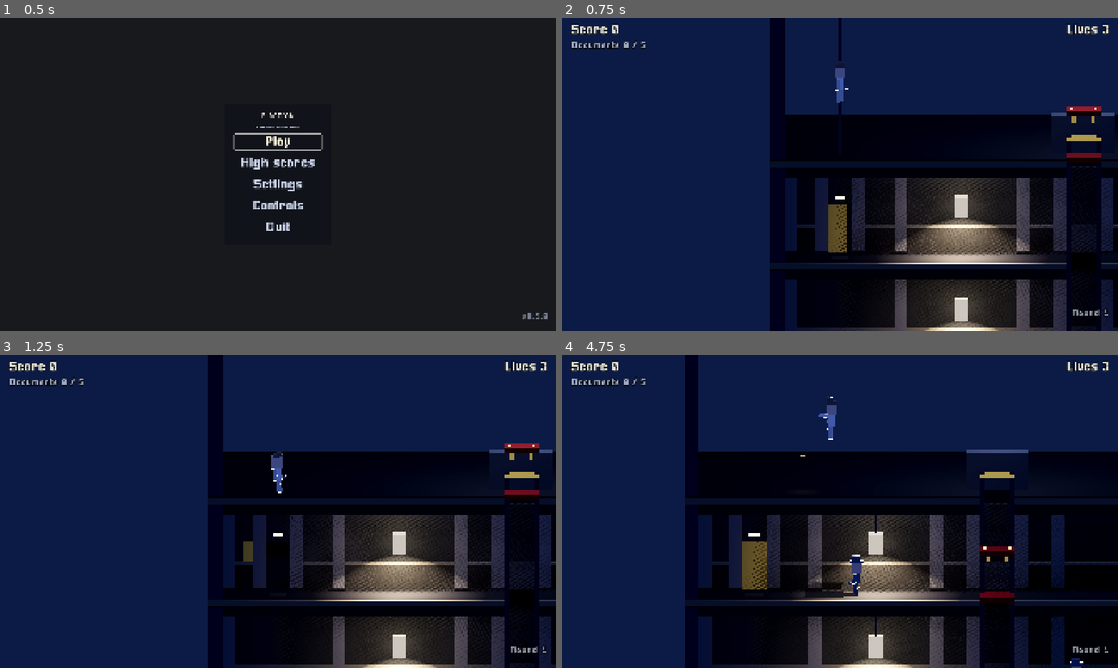
Above: before the commit, frames 1-4 (two rows, left to right).
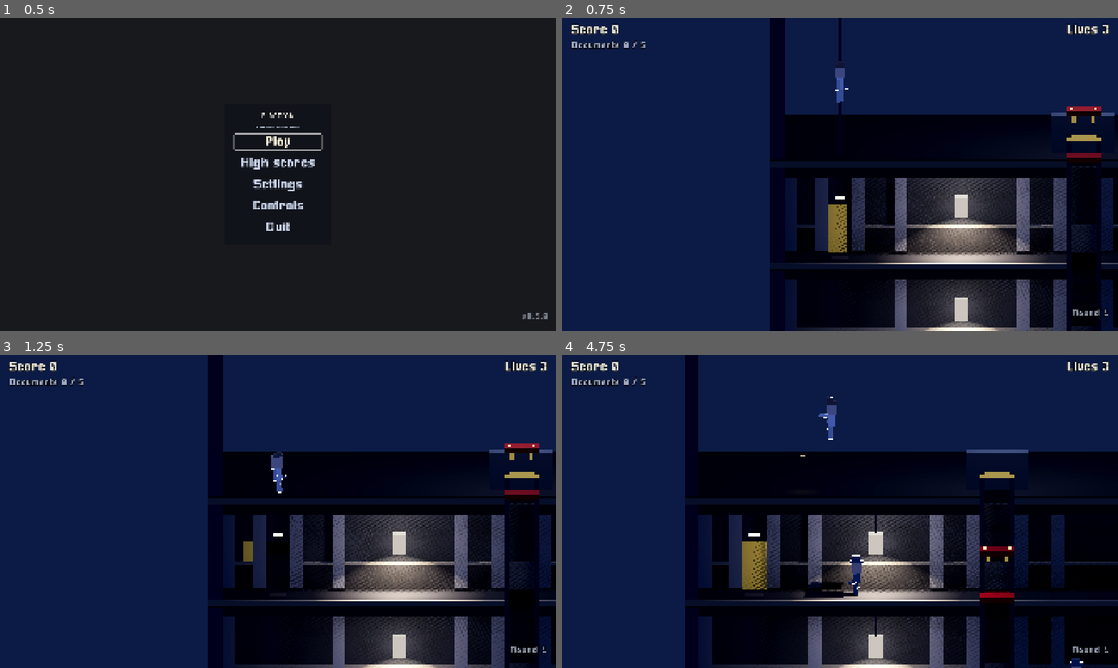
Above: after the commit, the same moments.

Repository: BalashovDmitriy/elaction
Game: Godot game, scene res://src/main.tscn
Two runs of this game, one before a commit and one after it. Both use one fixed random seed, a clock stepped at 60 frames per second and the inputs below.
Inputs (mouse positions are in pixels of both pictures, inside the frame that each line leads up to):
- Up to frame 1 (0.5 s): no input
- Up to frame 2 (0.75 s): click "Play" at 0.5 s
- Up to frame 3 (1.25 s): no input
- Up to frame 4 (4.75 s): tap Enter at 1.25 s; move the mouse to (962, 495) at 1.27 s; hold Right (move_right) 1.28-2 s; tap X (shoot) at 1.35, 3.05, 4.55 s; click (962, 495) at 1.42 s; tap Space (jump) at 1.52, 4.52 s; drag from (728, 527) to (812, 574) at 2.02 s; move the mouse to (895, 442) at 2.77 s; hold Right (move_right) 2.78-3.5 s; hold Shift 2.78-3.5 s; drag from (812, 574) to (673, 464) at 3.52 s; move the mouse to (1006, 558) at 4.27 s; hold Left (move_left) from 4.28 s (still down); tap Ctrl at 4.35 s

Frame 1 is identical in both runs. In frame 2, 3.2% of the frame differs, in the area x 47-98%, y 51-100%; in frame 3, 2.9%; in frame 4, 3.5%, in the area x 32-82%, y 51-100%.

Commit message:
fix(m17): находки авторевью — протечка заливки, зоны ламп, метрика видимости
Заливка радиусом 7 м без тени светила сквозь перекрытия: пол погашенного
этажа подсвечивали лампы этажа снизу, и темнота переставала быть темнотой.
Тень включена, цена 0.8 мс на кадр (2.0 из 16.6). FloorLighting.hang больше
не пересортировывает лампы — ключ темноты это номер лампы в списке, и
пересортировка переносила погашенную зону на соседнюю. Этаж, которому не
досталось свободного места, получает лампу над дверью: без неё он чёрен в
кадре, но для правила вечно горящий. lamps_on(ROOF) — ноль. Дальность в
темноте мерится по горизонтали, как и дальность огня.

tools/dark_shot.gd снимает три кадра, которых не даёт съёмка по времени:
этаж горит, зона погашена, этаж погашен целиком. Ими выбрана яркость
источников — единственные числа вехи не из замера, и в ADR так и сказано.

Co-Authored-By: Claude Opus 5 (1M context) <noreply@anthropic.com>
Claude-Session: https://claude.ai/code/session_01DhSWxXbyXsyekJsGLT7h8r

Diff:
--- a/src/actors/enemy/enemy.gd
+++ b/src/actors/enemy/enemy.gd
@@ -155,13 +155,11 @@
 
 
 ## Сообщает агенту, что под ним темно. От этого зависит только цена его смерти:
-## убийство в темноте дороже (ADR-0010, пункт 6). Зовут каждый кадр, поэтому
-## без перемены ничего не пересчитывается.
+## убийство в темноте дороже (ADR-0010, пункт 6). Решений боя темнота под агентом
+## больше не меняет — их решает тень Otto (ADR-0023, решение 8), — поэтому здесь
+## присваивание и ничего больше: зовут это каждый кадр на каждого живого.
 func set_in_the_dark(value: bool) -> void:
-	if value == _in_the_dark:
-		return
 	_in_the_dark = value
-	_refresh_brain()
 
 
 ## Сообщает агенту, что Otto стоит в темноте. Такого он замечает лишь вблизи —
@@ -237,12 +235,16 @@
 
 ## Видит ли агент Otto. За дверью его нет; в темноте он заметен только ближе
 ## [member BuildingRules.agent_dark_fire_range]; освещённого видно как обычно.
+##
+## Мерится по горизонтали, как и дальность огня в [EnemyBrain]: иначе «1.8 м —
+## треть от шести» сравнивало бы разные вещи, и агент этажом ниже считался бы
+## слепым там, где стоящий на той же линии видит.
 func _sees(to_target: Vector2) -> bool:
 	if _target.is_hidden():
 		return false
 	if not _target_in_the_dark:
 		return true
-	return to_target.length() <= _building_rules().agent_dark_fire_range
+	return absf(to_target.x) <= _building_rules().agent_dark_fire_range
 
 
 ## Возвращает тело в плоскость игры — по той же причине, что у [Otto].
@@ -334,10 +336,9 @@
 
 
 ## Переносит в [EnemyBrain] все числа боя: и те, что приходят из правил здания,
-## и те, что зависят от темноты и злости. Считается в одном месте, чтобы порядок
-## вызовов [method _ready], [method apply_rules], [method set_in_the_dark] и
-## [method set_menace] ничего не решал — иначе настроенный до
-## [method Node.add_child] агент прозревал бы обратно.
+## и те, что зависят от злости. Считается в одном месте, чтобы порядок вызовов
+## [method _ready], [method apply_rules] и [method set_menace] ничего не решал —
+## иначе настроенный до [method Node.add_child] агент терял бы половину чисел.
 func _refresh_brain() -> void:
 	var rules := _building_rules()
 	# Дальность не растёт со злостью: в оригинале сложность добавляют
--- a/src/levels/building_plan.gd
+++ b/src/levels/building_plan.gd
@@ -373,8 +373,16 @@
 ## Не случайно, как остальное: зона лампы — единица темноты (ADR-0023), и лампы,
 ## сбившиеся в один край, оставили бы другой край этажа тёмным при всех горящих.
 ## Этаж делится на столько зон, сколько ламп, и каждая встаёт в ближайшее к
-## середине своей зоны свободное место. Лампы кладутся последними, поэтому
-## свободного места может не хватить — тогда ламп меньше, но не ноль.
+## середине своей зоны свободное место.
+##
+## Лампы кладутся последними и уступают шахтам, эскалаторам и дверям, поэтому
+## свободного места может не хватить — тогда ламп меньше. **Но не ноль:** этаж
+## без единой лампы не светел и погасить его нечем — для правила темноты он
+## навсегда освещённый, хотя в кадре он чёрный. Когда свободных мест не
+## осталось, лампа делит место с дверью: дверь стоит у задней стены, лампа
+## висит под потолком, и мешают друг другу они только на плане. С правилами по
+## умолчанию до этого не доходит — 12000 этажей на 400 сидах получили хотя бы
+## одну, — но запас нужен тем правилам, которых ещё нет.
 func _lay_lamps(rules: BuildingRules, taken: Dictionary) -> void:
 	for index in floors:
 		var span := rules.slot_range(index)
@@ -382,6 +390,8 @@
 		for slot in range(span.x, span.y + 1):
 			if not _is_taken(taken, index, slot):
 				free.append(slot)
+		if free.is_empty():
+			free = _slots_beside_the_openings(rules, index)
 
 		var wanted := rules.lamps_on(index)
 		for number in wanted:
@@ -399,6 +409,18 @@
 			lamp.x = rules.slot_x(slot)
 			_occupy(taken, index, slot)
 			lamps.append(lamp)
+
+
+## Места этажа, куда лампу повесить всё-таки можно, когда свободных не осталось:
+## всё, кроме проёмов — шахт, эскалаторов и выхода. Над проёмом лампы не будет
+## никогда: там ездит кабина и падать лампе некуда.
+func _slots_beside_the_openings(rules: BuildingRules, floor_index: int) -> Array[int]:
+	var free: Array[int] = []
+	var span := rules.slot_range(floor_index)
+	for slot in range(span.x, span.y + 1):
+		if _is_clear(rules, floor_index, rules.slot_x(slot)):
+			free.append(slot)
+	return free
 
 
 ## Свободное место, ближайшее к желаемому. При равном расстоянии — левое.
--- a/src/levels/building_rules.gd
+++ b/src/levels/building_rules.gd
@@ -316,9 +316,16 @@
 	return clampi(fewest + width_step(index), fewest, most)
 
 
-## Сколько ламп вешать на этаж: по одной на каждые [constant LAMP_EVERY_SLOTS]
+## Сколько ламп вешать на уровень: по одной на каждые [constant LAMP_EVERY_SLOTS]
 ## места, но не меньше одной и не больше [member lamps_per_floor].
+##
+## У крыши — ноль: над ней небо, подвес держать не на чем, и ей светит город
+## (ADR-0014). Отвечать «одна» значило бы обещать лампу тому, кто спросит по
+## всем уровням разом: раскладка крышу пропускает, а правило подтверждало бы
+## обратное.
 func lamps_on(index: int) -> int:
+	if index <= ROOF:
+		return 0
 	var span := slot_range(index)
 	var places := span.y - span.x + 1
 	return clampi(places / LAMP_EVERY_SLOTS, 1, maxi(lamps_per_floor, 1))
--- a/src/levels/greybox_level.gd
+++ b/src/levels/greybox_level.gd
@@ -529,13 +529,14 @@
 	threshold.position.z = WorldSpace.BACK_WALL_Z + PANEL_THICKNESS
 	add_child(threshold)
 
-	var sign := GreyboxLook.box(EXIT_SIGN_SIZE, GreyboxLook.light(GreyboxLook.SIGN_GREEN))
-	sign.name = "ExitSign"
-	sign.position = WorldSpace.to_scene(
+	# Не `sign`: так зовут встроенную функцию, и местная переменная её заслонила бы.
+	var board := GreyboxLook.box(EXIT_SIGN_SIZE, GreyboxLook.light(GreyboxLook.SIGN_GREEN))
+	board.name = "ExitSign"
+	board.position = WorldSpace.to_scene(
 		Vector2(centre, surface - Door.LEAF_SIZE.y - EXIT_SIGN_RISE)
 	)
-	sign.position.z = WorldSpace.BACK_WALL_Z + EXIT_SIGN_SIZE.z * 0.5
-	add_child(sign)
+	board.position.z = WorldSpace.BACK_WALL_Z + EXIT_SIGN_SIZE.z * 0.5
+	add_child(board)
 	_spawn_car(area)
 
 
@@ -629,7 +630,9 @@
 ## которой зависит, видят ли они его вовсе (ADR-0023, решение 8).
 ##
 ## Каждый кадр, а не по событию: агенты ходят по этажу, и зона под ними
-## меняется на ходу. Живых в здании не больше восьми, счёт дешёвый.
+## меняется на ходу. Живых в здании не больше восьми, но ищет их [method agents]
+## перебором всех детей уровня, а их под три сотни: если кадр когда-нибудь упрётся
+## в это, агентов надо держать списком, а не искать заново.
 func _shroud_agents() -> void:
 	var here := _floor_of(otto)
 	var otto_in_the_dark := _lighting.is_dark_at(here, otto.global_position.x)
--- a/src/systems/doors/door.gd
+++ b/src/systems/doors/door.gd
@@ -219,8 +219,8 @@
 	_leaf.position.x = -along * LEAF_SIZE.x
 	var tone := GreyboxLook.DOOR_RED if has_document else GreyboxLook.DOOR
 	_leaf.material_override = GreyboxLook.surface(tone)
-	var sign := GreyboxLook.SIGN_RED if has_document else GreyboxLook.SIGN_WARM
-	_sign.material_override = GreyboxLook.light(sign)
+	var glow := GreyboxLook.SIGN_RED if has_document else GreyboxLook.SIGN_WARM
+	_sign.material_override = GreyboxLook.light(glow)
 
 
 ## Подаёт голос двери. Источник позиционный и один на дверь: поток подменяется,
--- a/src/systems/lighting/atmosphere.gd
+++ b/src/systems/lighting/atmosphere.gd
@@ -36,28 +36,28 @@
 
 ## Воздух здания с общим тоном [param ambient] — цветом палитры раунда.
 static func environment(ambient: Color) -> Environment:
-	var environment := Environment.new()
-	environment.background_mode = Environment.BG_COLOR
-	environment.background_color = SKY
-	environment.ambient_light_source = Environment.AMBIENT_SOURCE_COLOR
-	environment.ambient_light_color = ambient
-	environment.ambient_light_energy = AMBIENT_ENERGY
+	var air := Environment.new()
+	air.background_mode = Environment.BG_COLOR
+	air.background_color = SKY
+	air.ambient_light_source = Environment.AMBIENT_SOURCE_COLOR
+	air.ambient_light_color = ambient
+	air.ambient_light_energy = AMBIENT_ENERGY
 
-	environment.ssr_enabled = true
-	environment.ssr_max_steps = SSR_STEPS
-	environment.ssr_fade_in = SSR_FADE_IN
-	environment.ssao_enabled = true
-	environment.ssao_intensity = SSAO_INTENSITY
-	environment.ssao_radius = SSAO_RADIUS
+	air.ssr_enabled = true
+	air.ssr_max_steps = SSR_STEPS
+	air.ssr_fade_in = SSR_FADE_IN
+	air.ssao_enabled = true
+	air.ssao_intensity = SSAO_INTENSITY
+	air.ssao_radius = SSAO_RADIUS
 
-	environment.volumetric_fog_enabled = true
-	environment.volumetric_fog_density = FOG_DENSITY
-	environment.volumetric_fog_emission = FOG_EMISSION
+	air.volumetric_fog_enabled = true
+	air.volumetric_fog_density = FOG_DENSITY
+	air.volumetric_fog_emission = FOG_EMISSION
 
-	environment.glow_enabled = true
-	environment.glow_intensity = GLOW_INTENSITY
-	environment.glow_bloom = 0.0
-	environment.glow_hdr_threshold = GLOW_THRESHOLD
-	environment.tonemap_mode = Environment.TONE_MAPPER_ACES
-	environment.tonemap_exposure = EXPOSURE
-	return environment
+	air.glow_enabled = true
+	air.glow_intensity = GLOW_INTENSITY
+	air.glow_bloom = 0.0
+	air.glow_hdr_threshold = GLOW_THRESHOLD
+	air.tonemap_mode = Environment.TONE_MAPPER_ACES
+	air.tonemap_exposure = EXPOSURE
+	return air
--- a/src/systems/lighting/floor_lighting.gd
+++ b/src/systems/lighting/floor_lighting.gd
@@ -14,7 +14,12 @@
 ## Класс только помнит, где лампы и какие погашены. Картинку и поведение агентов
 ## по нему настраивает уровень, поэтому проверяется без сцены.
 
-## Лампы по этажам: этаж → x ламп по возрастанию.
+## Лампы по этажам: этаж → x ламп в порядке развески.
+##
+## Порядок не трогается после добавления нарочно: номер лампы в этом списке —
+## ключ её темноты в [member _dark], и пересортировка списка переставляла бы
+## темноту с одной зоны на другую. Кто левее, решает [method _nearest] по x,
+## а не по месту в списке.
 var _lamps: Dictionary = {}
 ## Погашенные лампы: этаж → {номер лампы в списке этажа: true}.
 var _dark: Dictionary = {}
@@ -27,7 +32,6 @@
 		_lamps[floor_index] = PackedFloat64Array()
 	var xs: PackedFloat64Array = _lamps[floor_index]
 	xs.append(x)
-	xs.sort()
 	_lamps[floor_index] = xs
 
 
@@ -72,16 +76,9 @@
 	return (_lamps[floor_index] as PackedFloat64Array)[index]
 
 
-## Сколько зон уже погашено во всём здании.
-func dark_zones() -> int:
-	var total := 0
-	for floor_index: int in _dark:
-		total += (_dark[floor_index] as Dictionary).size()
-	return total
-
-
 ## Номер ближайшей к точке лампы этажа или -1. При равном расстоянии — левая:
-## граница зон принадлежит той лампе, что ближе к началу этажа.
+## граница зон принадлежит той лампе, что ближе к началу этажа. Сравнивается по
+## x, а не по месту в списке: порядок развески ответ решать не должен.
 func _nearest(floor_index: int, x: float) -> int:
 	if not _lamps.has(floor_index):
 		return -1
@@ -90,7 +87,8 @@
 	var best_gap := INF
 	for index in xs.size():
 		var gap := absf(xs[index] - x)
-		if gap < best_gap:
+		var tied := best >= 0 and is_equal_approx(gap, best_gap)
+		if gap < best_gap or (tied and xs[index] < xs[best]):
 			best_gap = gap
 			best = index
 	return best
--- a/src/systems/lighting/lamp.gd
+++ b/src/systems/lighting/lamp.gd
@@ -31,8 +31,14 @@
 const SPOT_ENERGY: float = 9.0
 const SPOT_BLUR: float = 1.6
 
-## Заливка вокруг: слабая, широкая, без тени. Один конус оставлял бы между
-## лампами черноту при всех горящих — а зона считается освещённой целиком.
+## Заливка вокруг: слабая и широкая. Один конус оставлял бы между лампами
+## черноту при всех горящих — а зона считается освещённой целиком.
+##
+## С тенью, хотя тень на второй источник каждой лампы и стоит денег. Без неё
+## заливка радиусом больше высоты этажа (3 м) светит сквозь перекрытия: на
+## кадре погашенного этажа его пол подсвечивали лампы этажа снизу, и темнота
+## переставала быть темнотой (авторевью M17). Резать радиус нельзя — он и
+## нужен, чтобы дотянуться до краёв зоны.
 const FILL_RANGE: float = 7.0
 const FILL_ENERGY: float = 1.5
 
@@ -96,11 +102,14 @@
 	var box := _shape.shape as BoxShape3D
 	_fall.distance = maxf(hang_height - box.size.y * 0.5, 0.0)
 
+	# Прежний шнур снимается до проверки длины: перевешенная лампа не должна
+	# оставлять на себе обрывок от прошлой высоты.
+	if _cord != null:
+		_cord.queue_free()
+		_cord = null
 	var cord_length := headroom - hang_height - box.size.y * 0.5
 	if cord_length <= 0.0:
 		return
-	if _cord != null:
-		_cord.queue_free()
 	_cord = GreyboxLook.box(
 		Vector3(CORD_WIDTH, cord_length, CORD_WIDTH), GreyboxLook.surface(GreyboxLook.WALL)
 	)
@@ -149,7 +158,7 @@
 	light.light_color = LIGHT_COLOR
 	light.light_energy = FILL_ENERGY
 	light.omni_range = FILL_RANGE
-	light.shadow_enabled = false
+	light.shadow_enabled = true
 	return light
 
 
--- a/tests/test_building_plan.gd
+++ b/tests/test_building_plan.gd
@@ -225,6 +225,44 @@
 			)
 
 
+## Тесное здание: этажи, на которых шахте, эскалаторам и дверям не оставить
+## лампе ни одного свободного места. Такой этаж всё равно обязан получить
+## лампу — иначе он не светел и погасить его нечем, а правило темноты считает
+## его горящим навсегда.
+##
+## Проверяются вырожденные правила, а не сид: с правилами по умолчанию такого
+## этажа не встретилось ни на одном из 400 сидов, и запасная ветка раскладки
+## не исполнялась бы никогда. Тест сторожит и её саму — хотя бы одна лампа
+## обязана оказаться над дверью, иначе здание вышло просторным и проверять
+## тут нечего.
+func test_a_crowded_floor_still_gets_a_lamp() -> void:
+	var rules := _rules()
+	rules.slots = 5
+	rules.width = 16.8
+	rules.floors = 6
+	rules.width_steps = 1
+	rules.documents = 1
+	rules.doors_per_floor = 3
+	rules.top_doors = 3
+	var shared := 0
+	for building_seed: int in SEEDS:
+		var plan := BuildingPlan.generate(rules, building_seed)
+		for index: int in rules.floors:
+			var on_floor := _lamps_on(plan, index)
+			assert_gte(
+				on_floor.size(),
+				1,
+				"сид %d: этаж %d остался без единой лампы" % [building_seed, index]
+			)
+			for door in plan.doors:
+				if door.floor_index != index:
+					continue
+				for x: float in on_floor:
+					if is_equal_approx(door.x, x):
+						shared += 1
+	assert_gt(shared, 0, "здание оказалось просторным — запасная ветка не сработала")
+
+
 func _lamps_on(plan: BuildingPlan, floor_index: int) -> PackedFloat64Array:
 	var xs := PackedFloat64Array()
 	for lamp in plan.lamps:
--- a/tests/test_building_rules.gd
+++ b/tests/test_building_rules.gd
@@ -185,8 +185,9 @@
 	var rules := _rules()
 	assert_eq(rules.lamps_on(0), 1, "наверху одна лампа")
 	assert_eq(rules.lamps_on(rules.floors - 1), 3, "внизу три")
+	assert_eq(rules.lamps_on(BuildingRules.ROOF), 0, "у крыши ламп нет: ей светит город")
 	var previous := 0
-	for index: int in rules.levels():
+	for index: int in rules.floors:
 		var count := rules.lamps_on(index)
 		assert_gte(count, 1, "этаж %d без ламп" % index)
 		assert_lte(count, rules.lamps_per_floor, "этаж %d выше потолка" % index)
--- a/tests/test_building_silhouette.gd
+++ b/tests/test_building_silhouette.gd
@@ -66,13 +66,18 @@
 		assert_eq(span.x + span.y, middle, "этаж %d сдвинут вбок" % index)
 
 
-## На самом узком этаже должно помещаться обязательное: шахта, его двери и
-## его лампы. Двери и лампы считаются по ширине — узкий этаж заселён скупо.
+## На самом узком этаже должно помещаться обязательное: шахта, его двери и его
+## лампы. Двери и лампы считаются по ширине — узкий этаж заселён скупо.
+##
+## Самый узкий этаж — нулевой, и мерится именно его ширина. Крыша уже, но на
+## ней нет ни дверей, ни ламп: мерить её шириной занятость этажа значило бы
+## сравнивать два разных уровня и проходить по случайному совпадению их ступени.
 func test_the_narrowest_level_fits_everything_it_must_hold() -> void:
 	var rules := _rules()
 	var needed := 1 + rules.doors_on(0) + rules.lamps_on(0)
-	var span := rules.slot_range(BuildingRules.ROOF)
+	var span := rules.slot_range(0)
 	assert_true(span.y - span.x + 1 >= needed, "мест меньше, чем надо поставить")
+	assert_eq(rules.lamps_on(BuildingRules.ROOF), 0, "а крыше ставить нечего")
 
 
 func test_slots_outside_the_silhouette_are_not_available() -> void:
--- a/tests/test_darkness.gd
+++ b/tests/test_darkness.gd
@@ -159,6 +159,9 @@
 	var pair := _spot_pair(level)
 	_place_otto(level, pair.y)
 	await _put_out(_lamp_near(level, _floor(level), pair.x))
+	# Дуэль ставится на том, что Otto остался под горящей лампой: зоны узкие, и
+	# второе место могло попасть в ту же погашенную — тогда проверялось бы не то.
+	assert_false(level.is_dark_at(_floor(level), pair.y), "Otto стоит в освещённой зоне")
 	var agent := _agent_at(level, pair.x, signf(pair.y - pair.x))
 	var shots := await _shots_within(level, WATCH_FRAMES)
 	assert_true(agent.is_in_the_dark(), "агент стоит в тени")
--- a/tests/test_floor_lighting.gd
+++ b/tests/test_floor_lighting.gd
@@ -51,7 +51,7 @@
 	lighting.darken(1, 5.0)
 	lighting.darken(1, 15.0)
 	assert_true(lighting.is_dark(1), "обе лампы сбиты — этаж тёмен")
-	assert_eq(lighting.dark_zones(), 2)
+	assert_true(lighting.is_dark_at(1, 5.0) and lighting.is_dark_at(1, 15.0))
 
 
 func test_neighbouring_floors_stay_lit() -> void:
@@ -65,7 +65,7 @@
 	var lighting := _two_lamps()
 	lighting.darken(1, 5.0)
 	assert_false(lighting.darken(1, 6.0), "гасить погашенное незачем")
-	assert_eq(lighting.dark_zones(), 1)
+	assert_false(lighting.is_dark_at(1, 15.0), "и соседнюю это не гасит")
 
 
 func test_a_floor_without_lamps_never_goes_dark() -> void:
--- a/tests/test_readability.gd
+++ b/tests/test_readability.gd
@@ -116,13 +116,13 @@
 	for building_seed: int in SEEDS:
 		var level := _build(building_seed)
 		await wait_physics_frames(SETTLE_FRAMES)
-		var sign := level.get_node_or_null("ExitSign")
-		assert_not_null(sign, "сид %d: над выходом вывеска" % building_seed)
-		if sign != null:
+		var board := level.get_node_or_null("ExitSign")
+		assert_not_null(board, "сид %d: над выходом вывеска" % building_seed)
+		if board != null:
 			assert_eq(
-				_glow_of(sign), GreyboxLook.SIGN_GREEN, "сид %d: и она зелёная" % building_seed
+				_glow_of(board), GreyboxLook.SIGN_GREEN, "сид %d: и она зелёная" % building_seed
 			)
-			var at := WorldSpace.to_plane((sign as Node3D).global_position)
+			var at := WorldSpace.to_plane((board as Node3D).global_position)
 			var bottom := level.rules.floors - 1
 			assert_between(
 				at.y,
--- /dev/null
+++ b/tools/dark_shot.gd
@@ -0,0 +1,151 @@
+extends Node3D
+
+## Кадры темноты: широкий этаж с тремя лампами — целиком, с погашенной зоной и
+## погашенный весь.
+##
+## Съёмка вехи ([code]capture.py[/code]) водит Otto по времени и до нижних этажей
+## не доходит, а лампы стоят по сиду — выдержкой до них не дойти. Здесь кадр
+## ждёт состояния: лампа сбита и долетела до пола.
+##
+## Эти три кадра и есть проверка DoD M17: на тёмном этаже игрок обязан видеть,
+## во что стреляет, а соседняя зона обязана остаться светлой (ADR-0023, решение 2).
+##
+## Рендер настоящий, не headless — нужен экран.
+##
+## Запуск:
+##     godot --path . res://tools/dark_shot.tscn
+
+const LEVEL_SCENE := preload("res://src/levels/greybox_level.tscn")
+const ENEMY_SCENE := preload("res://src/actors/enemy/enemy.tscn")
+
+## Куда складываются кадры.
+const FOLDER := "res://screens/M17"
+
+## Сколько кадров дать зданию, свету и отражениям устояться.
+const SETTLE_FRAMES: int = 45
+
+## Сколько шагов физики ждать падения лампы, прежде чем сдаться.
+const FALL_STEPS: int = 240
+
+var _level: GreyboxLevel = null
+
+
+func _ready() -> void:
+	DirAccess.make_dir_recursive_absolute(ProjectSettings.globalize_path(FOLDER))
+	GameState.instance().start_game()
+	_level = LEVEL_SCENE.instantiate() as GreyboxLevel
+	_level.rules = BuildingRules.new()
+	_level.building_seed = 1
+	# Агентов здесь нет: кадр про свет, а ходящая фигура закрывает собой зону.
+	_level.spawn_agents = false
+	add_child(_level)
+	_run()
+
+
+func _run() -> void:
+	# Широкий этаж пониже: на нём три лампы, то есть три зоны темноты.
+	var index := _level.rules.floors - 3
+	var spots := _level.plan().safe_spots(_level.rules, index)
+	var lamps := _lamps_on(index)
+	if spots.is_empty() or lamps.size() < 2:
+		push_error(
+			"этаж %d не годится для кадра: мест %d, ламп %d" % [index, spots.size(), lamps.size()]
+		)
+		get_tree().quit(1)
+		return
+
+	# Otto встаёт под крайнюю лампу, а не посередине: в кадр должны попасть и его
+	# зона, и соседняя — иначе «погасла одна» не с чем сравнить.
+	var under := _nearest_spot(spots, _lamp_x(lamps[0]))
+	_place(under, index)
+	# Агент у соседней лампы: видно, что в освещённой зоне он читается сам, а в
+	# тёмной его держит только обводка.
+	_stand_an_agent_at(_nearest_spot(spots, _lamp_x(lamps[1])), index)
+	await _shoot("01_floor_lit", null)
+	await _shoot("02_zone_dark", lamps[0])
+
+	var rest: Array[Lamp] = []
+	for lamp in _lamps_on(index):
+		rest.append(lamp)
+	for lamp in rest:
+		lamp.shoot_down()
+	await _settle_after_the_fall()
+	await _shoot("03_floor_dark", null)
+
+	print("  этаж %d, зон %d: кадры в %s" % [index, lamps.size(), FOLDER])
+	get_tree().quit(0)
+
+
+## Сбивает лампу, если дана, ждёт и снимает кадр.
+func _shoot(label: String, lamp: Lamp) -> void:
+	if lamp != null:
+		lamp.shoot_down()
+		await _settle_after_the_fall()
+	for _frame: int in SETTLE_FRAMES:
+		await get_tree().process_frame
+	await RenderingServer.frame_post_draw
+	var image := get_viewport().get_texture().get_image()
+	var path := "%s/%s.png" % [FOLDER, label]
+	image.save_png(path)
+	print("  %s" % path)
+
+
+## Ждёт, пока сбитые лампы долетят до пола: по состоянию, а не выдержкой.
+func _settle_after_the_fall() -> void:
+	var left := FALL_STEPS
+	while left > 0 and _falling():
+		await get_tree().physics_frame
+		left -= 1
+	await get_tree().physics_frame
+
+
+func _falling() -> bool:
+	for child in _level.get_children():
+		var lamp := child as Lamp
+		if lamp != null and lamp.is_queued_for_deletion():
+			return true
+	return false
+
+
+func _lamps_on(index: int) -> Array[Lamp]:
+	var found: Array[Lamp] = []
+	for child in _level.get_children():
+		var lamp := child as Lamp
+		if lamp != null and lamp.floor_index == index and not lamp.is_queued_for_deletion():
+			found.append(lamp)
+	found.sort_custom(
+		func(a: Lamp, b: Lamp) -> bool: return a.global_position.x < b.global_position.x
+	)
+	return found
+
+
+func _lamp_x(lamp: Lamp) -> float:
+	return WorldSpace.to_plane(lamp.global_position).x
+
+
+func _nearest_spot(spots: PackedFloat64Array, x: float) -> float:
+	var best := spots[0]
+	for spot in spots:
+		if absf(spot - x) < absf(best - x):
+			best = spot
+	return best
+
+
+func _place(x: float, index: int) -> void:
+	_level.otto.global_position = WorldSpace.to_scene(Vector2(x, _level.rules.floor_surface(index)))
+	_level.otto.velocity = Vector3.ZERO
+
+
+func _stand_an_agent_at(x: float, index: int) -> void:
+	var agent := ENEMY_SCENE.instantiate() as Enemy
+	# Стоит на месте и безоружен: кадр про свет, а не про бой. С обычными
+	# правилами он успевал застрелить Otto между вторым и третьим кадром, и на
+	# кадре темноты лежал труп.
+	var peaceful := BuildingRules.new()
+	peaceful.agent_fire_range = 0.0
+	peaceful.agent_dark_fire_range = 0.0
+	agent.apply_rules(peaceful)
+	agent.walk_speed = 0.0
+	_level.add_child(agent)
+	agent.global_position = WorldSpace.to_scene(Vector2(x, _level.rules.floor_surface(index)))
+	agent.setup(_level.otto, -1.0)
--- /dev/null
+++ b/tools/dark_shot.tscn
@@ -0,0 +1,6 @@
+[gd_scene load_steps=2 format=3]
+
+[ext_resource type="Script" path="res://tools/dark_shot.gd" id="1_dark"]
+
+[node name="DarkShot" type="Node3D"]
+script = ExtResource("1_dark")
--- a/tools/look3d.gd
+++ b/tools/look3d.gd
@@ -274,35 +274,19 @@
 	add_child(shaft_light)
 
 
+## Воздух пробы — тот же [Atmosphere], что и в здании: отражения, SSAO, туман,
+## свечение и тонмаппинг пришли отсюда, и держать их вторым списком значит
+## подбирать числа не на том кадре, на котором они потом работают.
+##
+## Своего у пробы два: чернее небо — здания вокруг нет, и фон не должен спорить
+## со стендом, — и общий тон выше, потому что палитры раунда здесь нет.
 func _environment() -> void:
-	var environment := Environment.new()
-	environment.background_mode = Environment.BG_COLOR
-	environment.background_color = Color(0.008, 0.01, 0.016)
-	environment.ambient_light_source = Environment.AMBIENT_SOURCE_COLOR
-	environment.ambient_light_color = Color(0.09, 0.11, 0.16)
-	environment.ambient_light_energy = 0.8
-	# Отражения в полу и воздух: два приёма, которых в 2D у нас нет вовсе.
-	environment.ssr_enabled = true
-	environment.ssr_max_steps = 96
-	environment.ssr_fade_in = 0.2
-	environment.ssao_enabled = true
-	environment.ssao_intensity = 2.0
-	environment.ssao_radius = 0.6
-	# Туман здесь — намёк, а не молоко: на 0.015 конусы ламп съедали весь кадр.
-	environment.volumetric_fog_enabled = true
-	environment.volumetric_fog_density = 0.0035
-	environment.volumetric_fog_emission = Color(0.03, 0.04, 0.06)
-	# Свечение только с того, что ярче кадра: иначе блум растит каждую лампу
-	# в белый столб и съедает деталь, ради которой всё и затевалось.
-	environment.glow_enabled = true
-	environment.glow_intensity = 0.45
-	environment.glow_bloom = 0.0
-	environment.glow_hdr_threshold = 1.0
-	environment.tonemap_mode = Environment.TONE_MAPPER_ACES
-	environment.tonemap_exposure = 1.15
+	var air := Atmosphere.environment(Color(0.09, 0.11, 0.16))
+	air.background_color = Color(0.008, 0.01, 0.016)
+	air.ambient_light_energy = 0.8
 
 	var world := WorldEnvironment.new()
-	world.environment = environment
+	world.environment = air
 	add_child(world)
 
 
Not shown, added: tools/dark_shot.gd.uid
Not shown, changed: docs/STATUS.md
Not shown, changed: docs/adr/0023-light-and-readability.md
